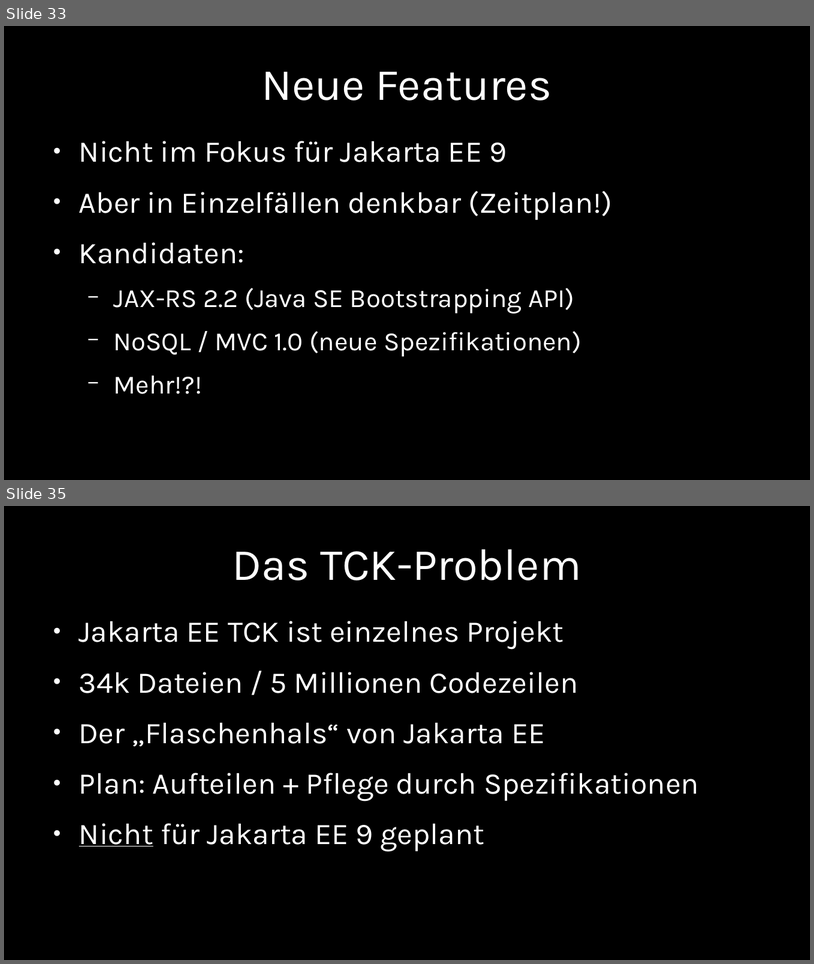
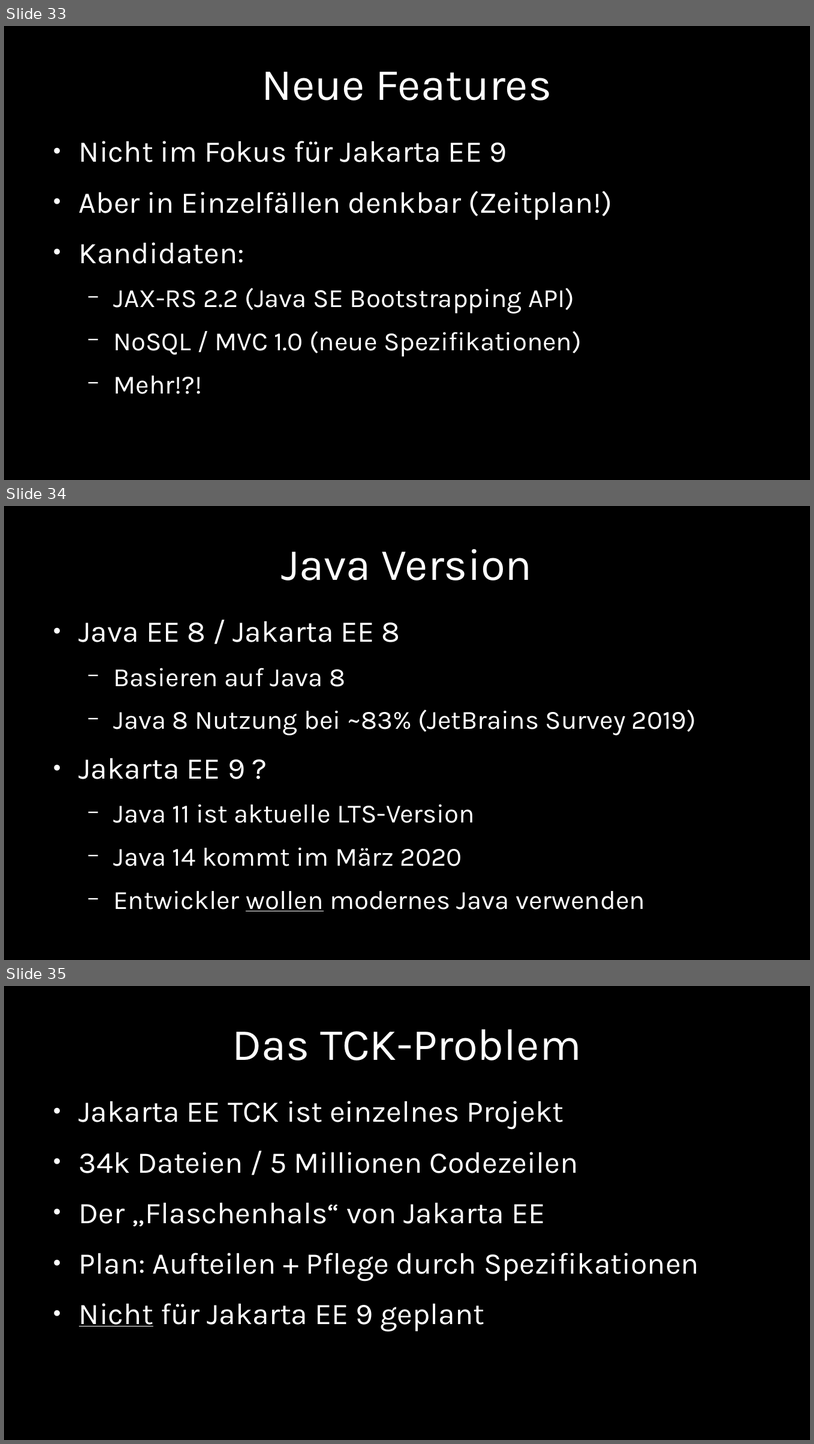
Before and after one commit to chkal/talks, a slide deck: 2019-11-jvmcon-jakarta-ee/JakartaEE.odp. Shown one above the other, each under a label of ours: slides 33 and 35 before the commit, slides 33, 34 and 35 after it; the slides between them are not shown. The pictures are 814x964 and 814x1444 pixels, drawn with LibreOffice and Linux fonts; fonts in the diff are those of the drawing. Boxes give left, top, right and bottom in pixels: in the first picture for what was removed or moved away, otherwise in the second. Text is boxed around its words. In the diff, an @@ line names an element or a change of style, - is before the commit and + after.

```diff
--- a/2019-11-jvmcon-jakarta-ee/JakartaEE.odp
+++ b/2019-11-jvmcon-jakarta-ee/JakartaEE.odp
@@ slide 34 added at box(4, 506, 810, 960), background #000000 @@
@@ title added at box(281, 549, 533, 580), 44 pt, text #FFFFFF @@
+Java Version
@@ text added at box(79, 621, 696, 911), 25.9 pt, text #FFFFFF @@
+● Java EE 8 / Jakarta EE 8
+  − Basieren auf Java 8
+  − Java 8 Nutzung bei ~83% (JetBrains Survey 2019)
+● Jakarta EE 9 ?
+  − Java 11 ist aktuelle LTS-Version
+  − Java 14 kommt im März 2020
+  − Entwickler wollen modernes Java verwenden
```
Also in this commit, not shown: 1 slide removed, 1 other file.
